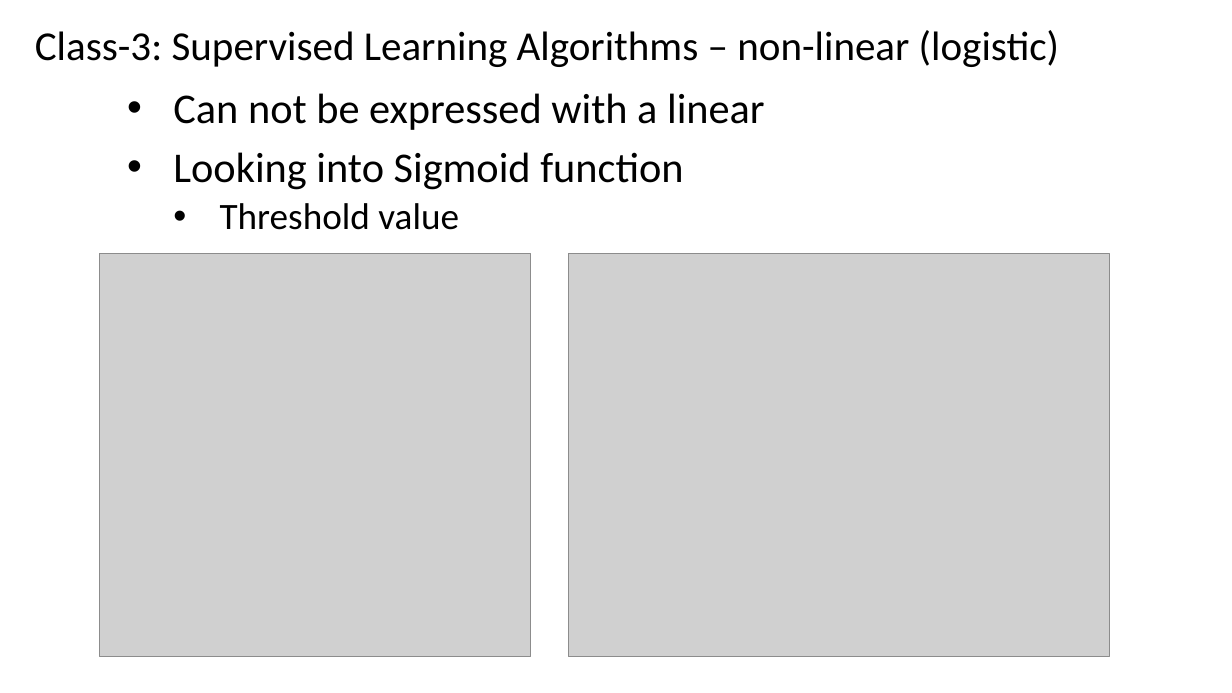
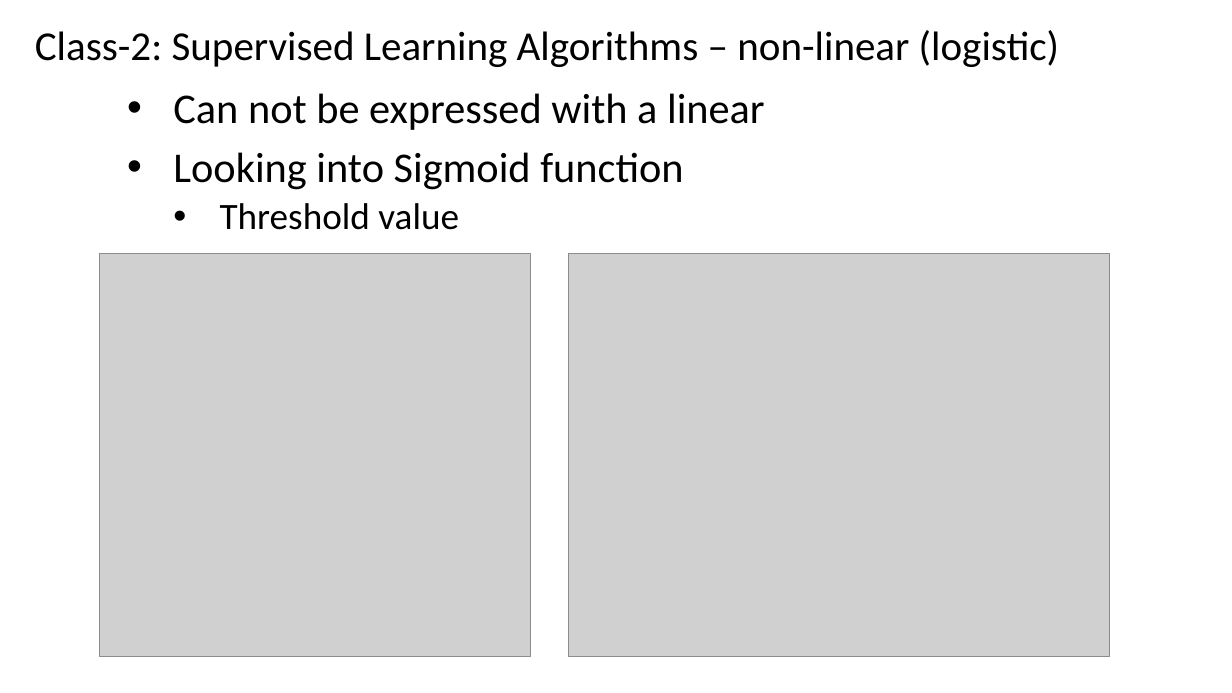
Before and after one commit to renshan2/accesspy, a slide deck: slide 29 of AI-ML-DL/Machine Learning.pptx. Drawn at 1232x693 pixels with LibreOffice and Linux fonts; fonts in the diff are those of the drawing; grey boxes stand for pictures. Boxes give left, top, right and bottom in pixels: in the first picture for what was removed or moved away, otherwise in the second. Text is boxed around its words. In the diff, an @@ line names an element or a change of style, - is before the commit and + after.

```diff
--- a/AI-ML-DL/Machine Learning.pptx
+++ b/AI-ML-DL/Machine Learning.pptx
@@ text at bbox=[35, 30, 1059, 67]: text changed @@
-Class-3: Supervised Learning Algorithms – non-linear (logistic)
+Class-2: Supervised Learning Algorithms – non-linear (logistic)
```
Also in this commit, not shown: 12 other slides changed, 2 slides added, 2 other files.
